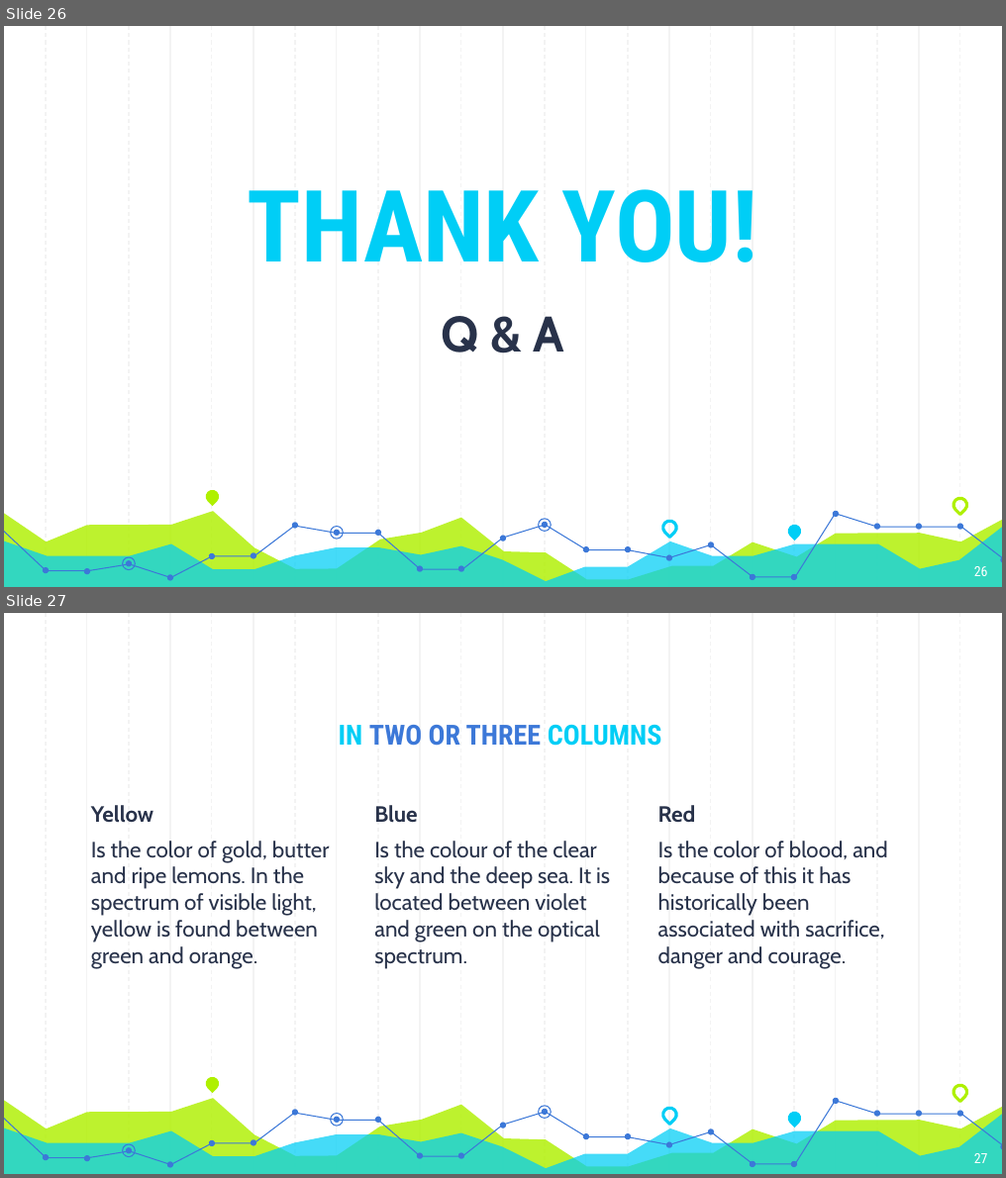
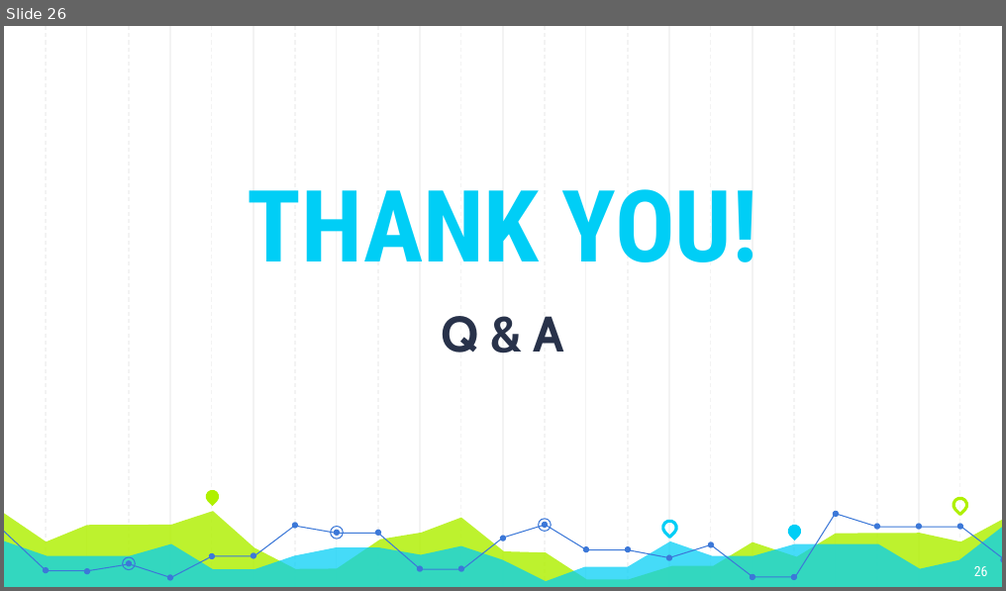
Before and after one commit to Andyayk/app, a slide deck: Graph Based Search Version 2.pptx. Shown one above the other, each under a label of ours: slides 26 and 27 before the commit, slide 26 after it. The pictures are 1006x1178 and 1006x591 pixels, drawn with LibreOffice and Linux fonts; fonts in the diff are those of the drawing. Boxes give left, top, right and bottom in pixels: in the first picture for what was removed or moved away, otherwise in the second. Text is boxed around its words. In the diff, an @@ line names an element or a change of style, - is before the commit and + after.

```diff
--- a/Graph Based Search Version 2.pptx
+++ b/Graph Based Search Version 2.pptx
@@ slide 27 removed at (4, 613, 1002, 1174), background #FFFFFF; not listed: 59 template elements that a slide beside it also shows @@
@@ title removed at (339, 724, 662, 746) @@
-IN TWO OR THREE COLUMNS
@@ text removed at (91, 805, 330, 969) @@
-Yellow
-Is the color of gold, butter and ripe lemons. In the spectrum of visible light, yellow is found between green and orange.
@@ text removed at (374, 805, 610, 969) @@
-Blue
-Is the colour of the clear sky and the deep sea. It is located between violet and green on the optical spectrum.
@@ text removed at (658, 805, 888, 969) @@
-Red
-Is the color of blood, and because of this it has historically been associated with sacrifice, danger and courage.
@@ page number removed at (974, 1154, 988, 1163) @@
-27
```
Also in this commit, not shown: 5 slides changed, 2 slides added, 6 other files.
